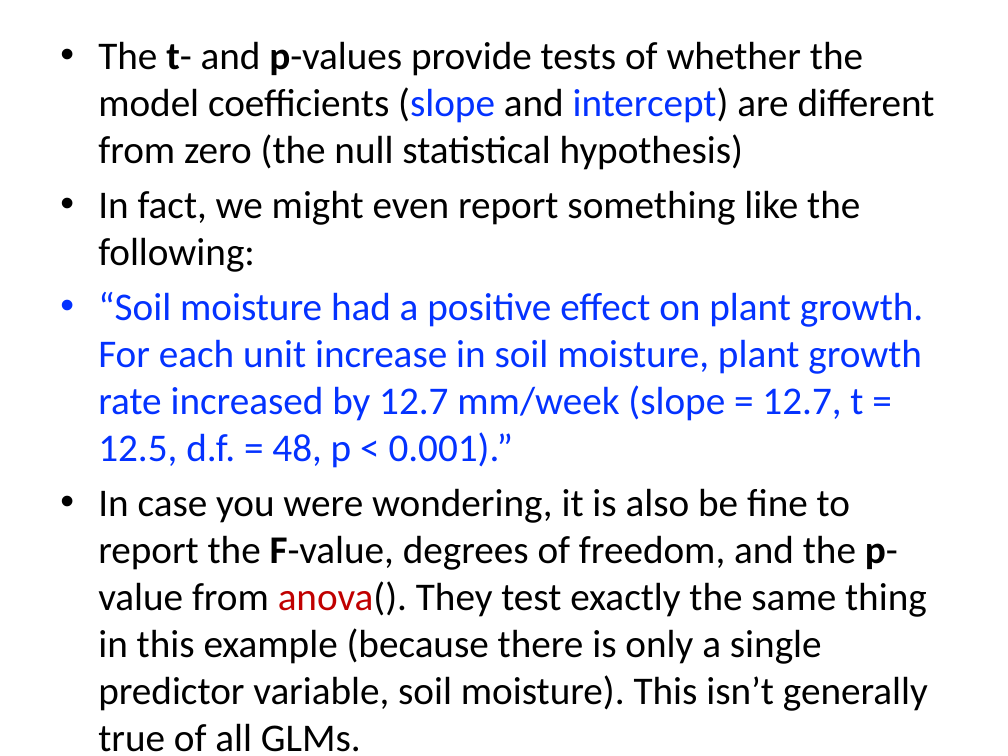
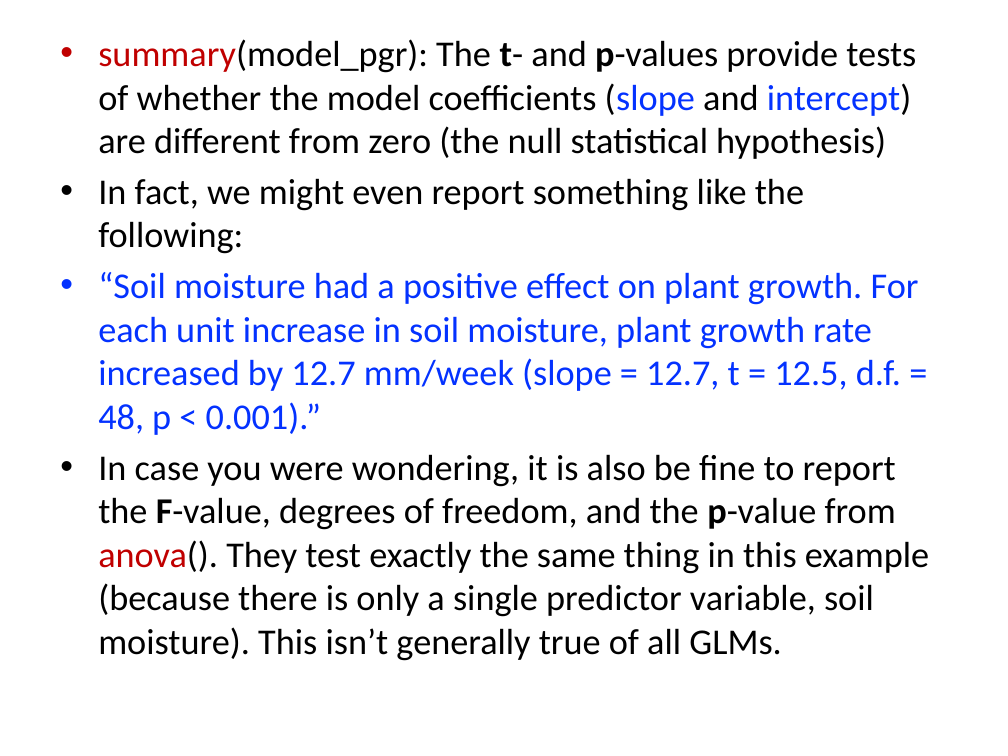
Before and after one commit to cmgienger/5-Linear_Models, a slide deck: slide 18 of 5-Linear_Models.pptx (slide 17 before the commit). Drawn at 1008x756 pixels with LibreOffice and Linux fonts; fonts in the diff are those of the drawing. Boxes give left, top, right and bottom in pixels: in the first picture for what was removed or moved away, otherwise in the second. Text is boxed around its words. In the diff, an @@ line names an element or a change of style, - is before the commit and + after.

```diff
--- a/5-Linear_Models.pptx
+++ b/5-Linear_Models.pptx
@@ text at (98, 39, 916, 159): text changed; size 28 to 25.9 pt @@
-• The t- and p-values provide tests of whether the model coefficients (slope and intercept) are different from zero (the null statistical hypothesis)
+• summary(model_pgr): The t- and p-values provide tests of whether the model coefficients (slope and intercept) are different from zero (the null statistical hypothesis)
@@ text at (98, 178, 929, 661): size 28 to 25.9 pt in "In fact, we might even report something ...", "“Soil moisture had a positive effect on ...", "In case you were wondering, it is ..." @@
```
Also in this commit, not shown: 1 other slide changed, 1 slide added, 1 other file.
